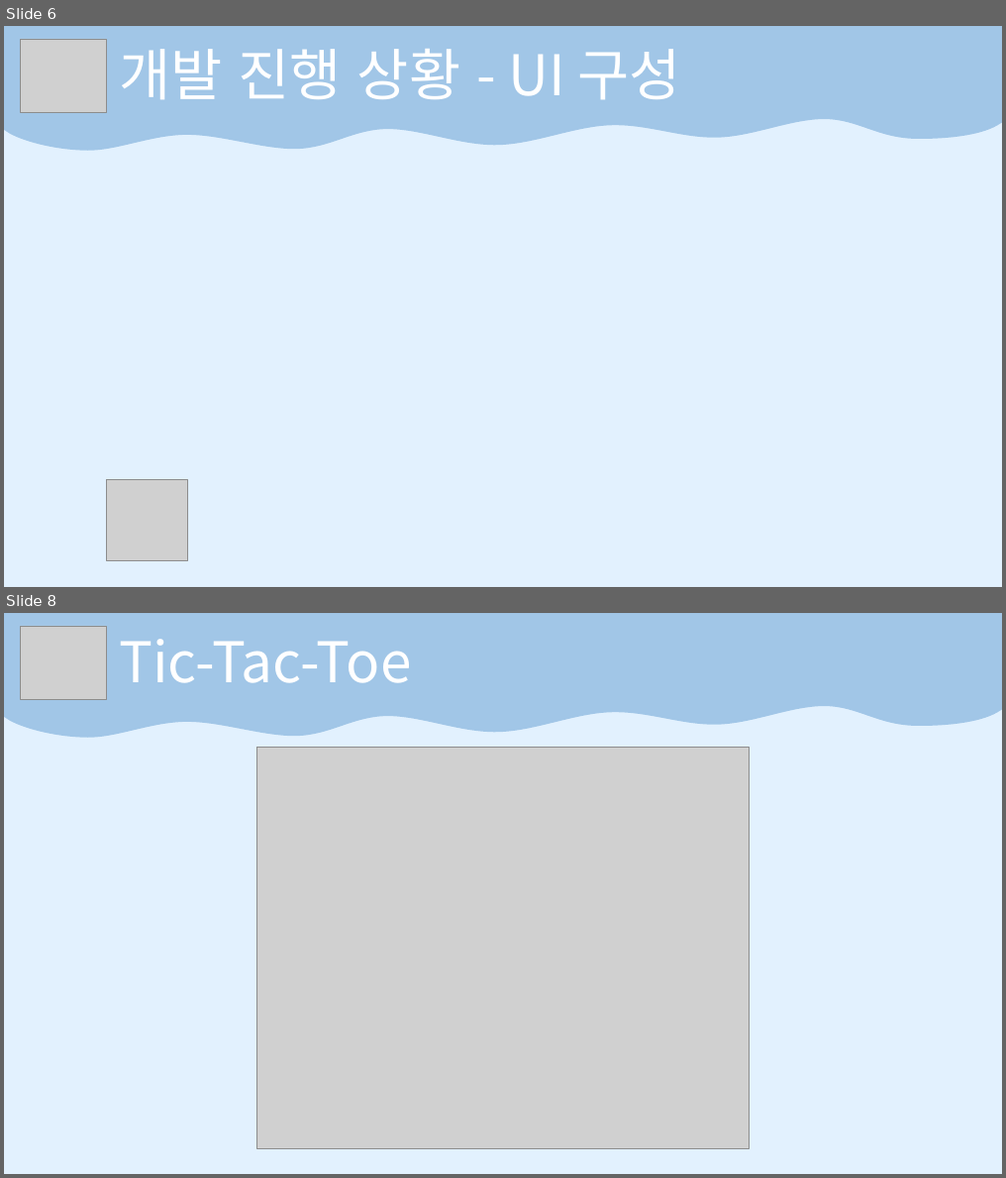
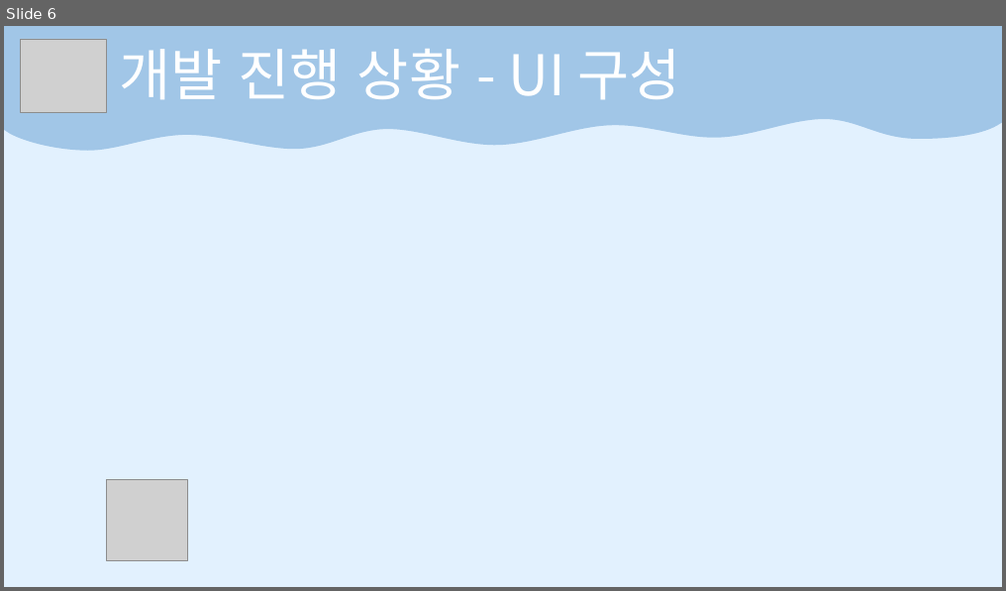
Before and after one commit to HongMyengJin/scriptlang, a slide deck: TermProject/Term중간발표.pptx. Shown one above the other, each under a label of ours: slides 6 and 8 before the commit, slide 6 after it; the slides between them are not shown. The pictures are 1006x1178 and 1006x591 pixels, drawn with LibreOffice and Linux fonts; fonts in the diff are those of the drawing; grey boxes stand for pictures. Boxes give left, top, right and bottom in pixels: in the first picture for what was removed or moved away, otherwise in the second. Text is boxed around its words. In the diff, an @@ line names an element or a change of style, - is before the commit and + after.

```diff
--- a/TermProject/Term중간발표.pptx
+++ b/TermProject/Term중간발표.pptx
@@ slide 8 removed at [4,613,1002,1174], background #E2F1FE @@
@@ freeform shape removed at [4,613,1002,738] @@
@@ freeform shape removed at [4,615,1002,718] @@
@@ picture removed at [20,626,107,699] @@
@@ text removed at [119,639,411,683] @@
-Tic-Tac-Toe
@@ picture removed at [257,747,748,1149] @@
```
Also in this commit, not shown: 2 slides changed, 2 slides added, 1 other slide removed.
